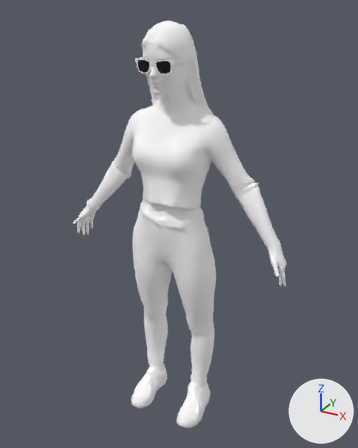
The FBX model Animated Avatars Hololight/Assets/Avatars/AvatarD11/fig0119_5K.fbx, before and after one commit.
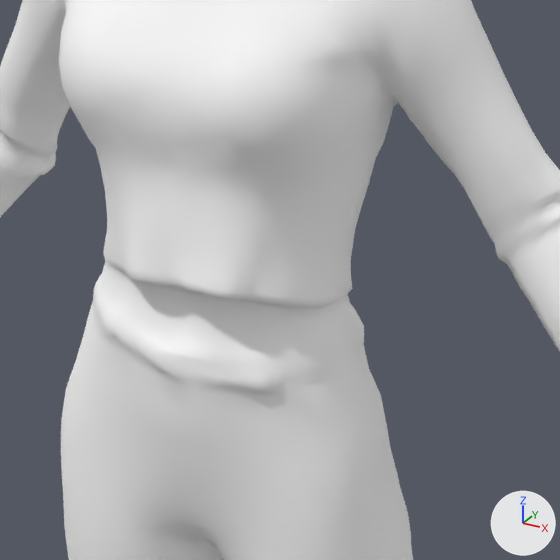
Old and new are each drawn whole from a camera (50 mm lens) standing at (0.898, -1.59, 1.694) and looking at (0.014, 0.018, 0.89) and again close up on the part from 33% to 70% of the width and 31% to 60% of the height. Every picture has the same lights, and +X, +Y and +Z are marked at lower right. Where no turn or scale is listed for an object, it has been applied to the vertices.

Names of what the first close-up shows: 'fig0119_mesh'.
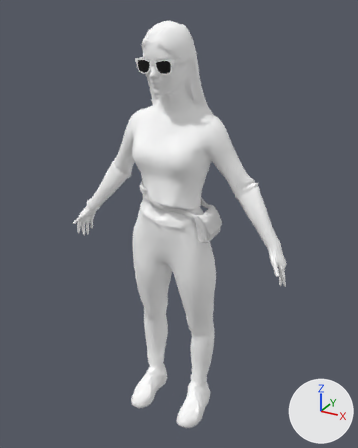
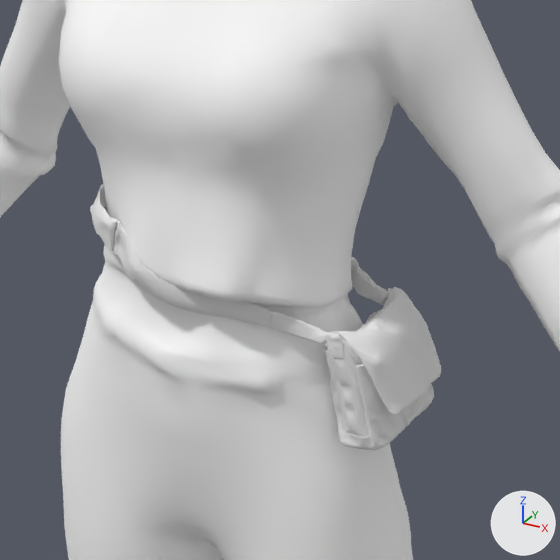
Pixel boxes (x1, y1, x2, y2) of what changed, in the close-ups (560 x 560 px):
'Sling Bag', added
    after: (324, 287, 441, 450)
'Sling Bag.001', added
    after: (90, 184, 388, 346)

What changed in the scene script:
```text
Add mat_m1_001:
    mat_m1_001 = principled_material('m1.001')
    mat_m1_001.base_color = (0.8, 0.8, 0.8)  # white #e7e7e7
    mat_m1_001.roughness = 1.0
Add me_sling_bag_002:
    me_sling_bag_002.from_pydata(...)  # 2373 vertices, 4680 faces; spans x -0.211..0.067, y -0.103..0.089, z -0.039..0.06
    me_sling_bag_002.materials.append(mat_m1_001)  # its picture is missing
Add me_sling_bag_001:
    me_sling_bag_001.from_pydata(...)  # 6943 vertices, 12436 faces; spans x -0.0437..0.0291, y -0.0637..0.0637, z -0.0603..0.0661
    me_sling_bag_001.materials.append(mat_m1_001)  # its picture is missing
Add ob_sling_bag_001:
    ob_sling_bag_001 = bpy.data.objects.new('Sling Bag.001', me_sling_bag_002)
    ob_sling_bag_001.location = (0.085, -0.033, 1.018)
Add ob_sling_bag:
    ob_sling_bag = bpy.data.objects.new('Sling Bag', me_sling_bag_001)
    ob_sling_bag.location = (0.173, -0.031, 0.945)
```
